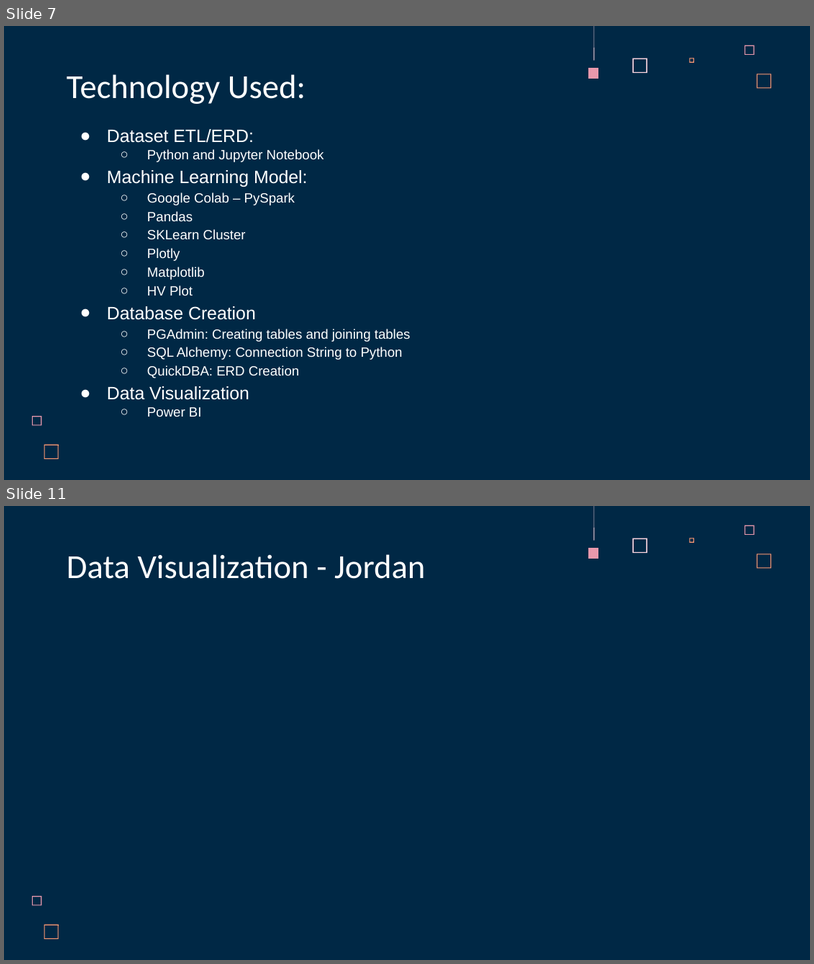
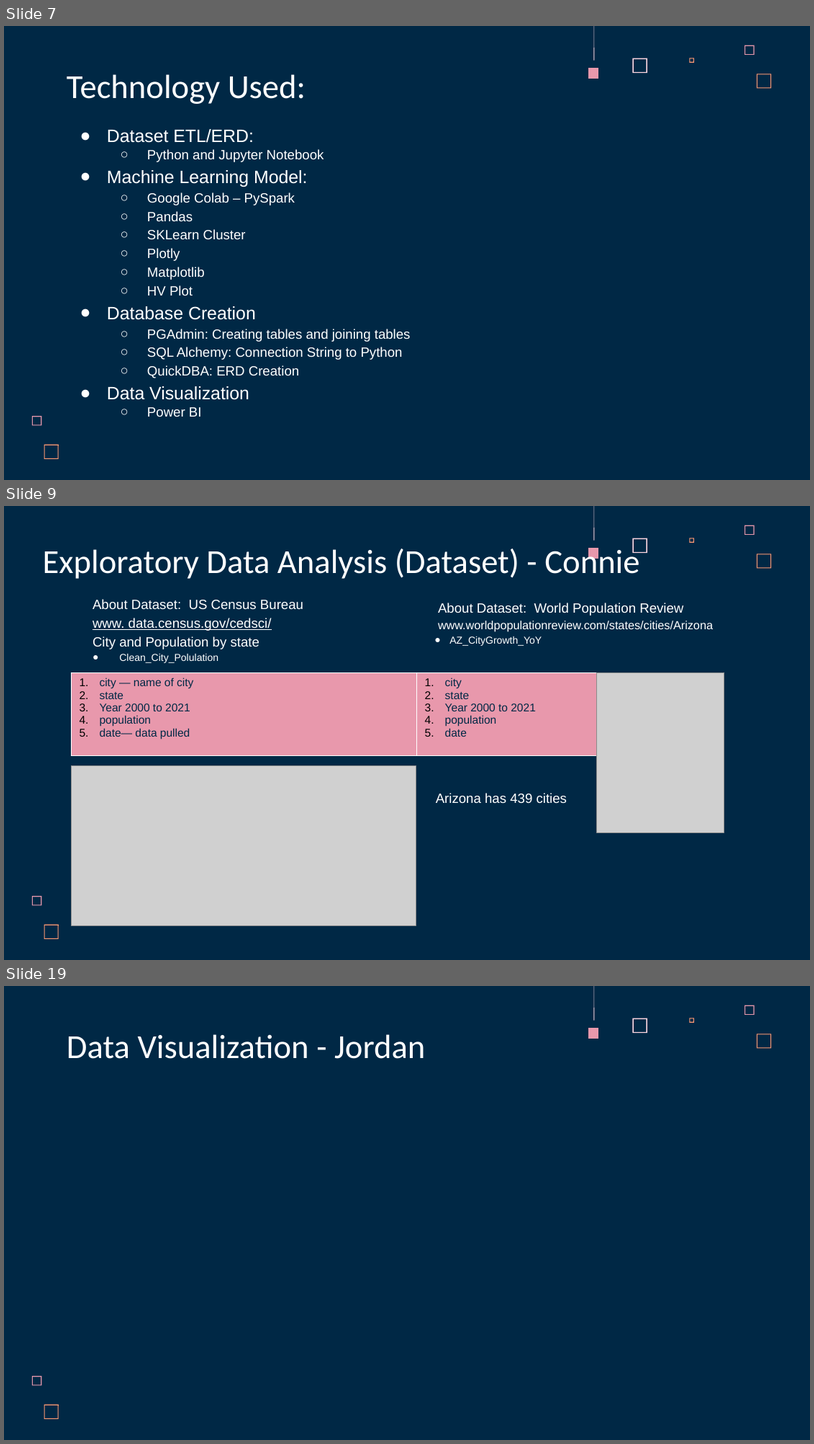
Before and after one commit to acegal1/Group1_Final_Project, a slide deck: _Group 1 Final Project Presentation - UFO Sightings in Arizona.pptx. Shown one above the other, each under a label of ours: slides 7 and 11 before the commit, slides 7, 9 and 19 after it; the slides between them are not shown. The pictures are 814x964 and 814x1444 pixels, drawn with LibreOffice and Linux fonts; fonts in the diff are those of the drawing; grey boxes stand for pictures. Boxes give left, top, right and bottom in pixels: in the first picture for what was removed or moved away, otherwise in the second. Text is boxed around its words. In the diff, an @@ line names an element or a change of style, - is before the commit and + after.

```diff
--- a/_Group 1 Final Project Presentation - UFO Sightings in Arizona.pptx
+++ b/_Group 1 Final Project Presentation - UFO Sightings in Arizona.pptx
@@ slide 9 added at [4,506,810,960], background #002845; not listed: 8 template elements that a slide beside it also shows @@
@@ title added at [43,545,640,579], 30 pt, text #FFFFFF @@
+Exploratory Data Analysis (Dataset) - Connie
@@ text added at [93,599,304,663], 12 pt, text #FFFFFF @@
+About Dataset: US Census Bureau
+www. data.census.gov/cedsci/
+City and Population by state
+● Clean_City_Polulation
@@ text added at [438,602,713,646], 10.5 pt, text #FFFFFF @@
+About Dataset: World Population Review
+www.worldpopulationreview.com/states/cities/Arizona
+● AZ_CityGrowth_YoY
@@ table added at [71,672,724,761], 1 rows, 2 columns @@
+city — name of city / state / Year 2000 to 2021 / population / date— data pulled | city / state / Year 2000 to 2021 / population / date
@@ picture added at [597,672,724,831] @@
@@ picture added at [71,766,416,925] @@
@@ text added at [436,793,567,803], 12 pt, text #FFFFFF @@
+Arizona has 439 cities
@@ what was slide 11 is now slide 19 @@
```
Also in this commit, not shown: 2 slides changed, 8 other slides added, 1 slide removed.
